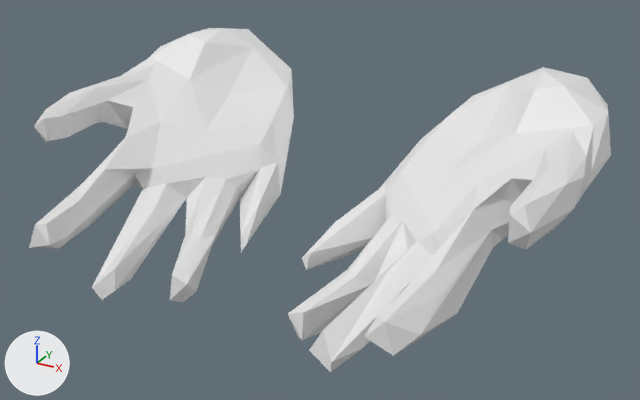
A saved change to the glTF model game/acceptance/hands.glb.
Camera for both pictures: a 50 mm lens placed at (8.87, -16.22, 8.82), pointed at (0.39, -0.82, 1.11). Every picture has the same lights, and +X, +Y and +Z are marked at lower left.

Objects in the first picture: 'hand-left', 'hand-right'.
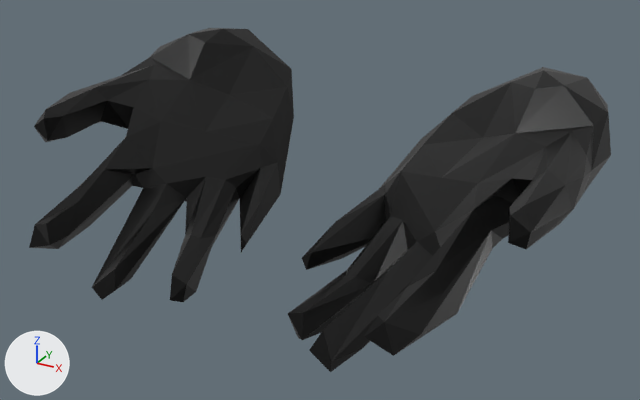
Pixel boxes [x1, y1, x2, y2] of what changed, in the pictures (640 x 400 px):
```json
{"object": "hand-left", "change": "recoloured", "before": [288, 67, 611, 372], "after": [288, 67, 611, 372], "on screen": "white to black"}
{"object": "hand-right", "change": "recoloured", "before": [29, 28, 294, 302], "after": [29, 28, 294, 302], "on screen": "white to black"}
```

Scene script edits in JSON lines:
```json
{"op": "add", "block": "mat_hands", "code": ["mat_hands = principled_material('hands')", "mat_hands.base_color = (0.0196, 0.0196, 0.0196)  # black #262626", "mat_hands.metallic = 0.724", "mat_hands.roughness = 0.343"]}
{"block": "me_cylinder_004", "where": "me_cylinder_004.from_pydata(...)  # 122 vertices, 240 faces; spans x 0.67..5.94, y -4.97..3.36, z -0.58..3.73"}
{"op": "add", "block": "me_cylinder_004", "code": "me_cylinder_004.materials.append(mat_hands)  # black #262626"}
{"block": "me_cylinder_006", "where": "me_cylinder_006.from_pydata(...)  # 122 vertices, 240 faces; spans x -5.94..-0.67, y -4.97..3.36, z -0.58..3.73"}
{"op": "add", "block": "me_cylinder_006", "code": "me_cylinder_006.materials.append(mat_hands)  # black #262626"}
```
